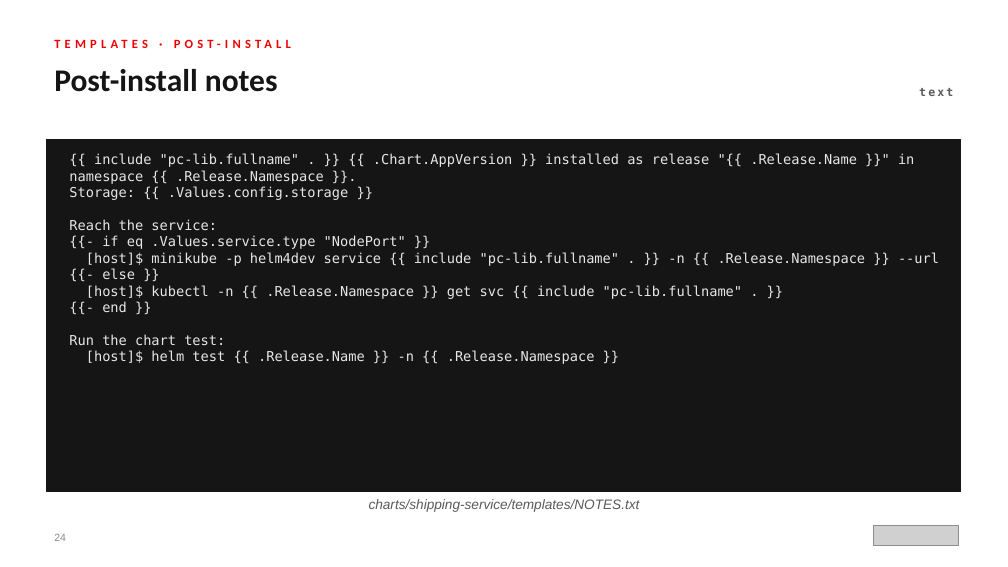
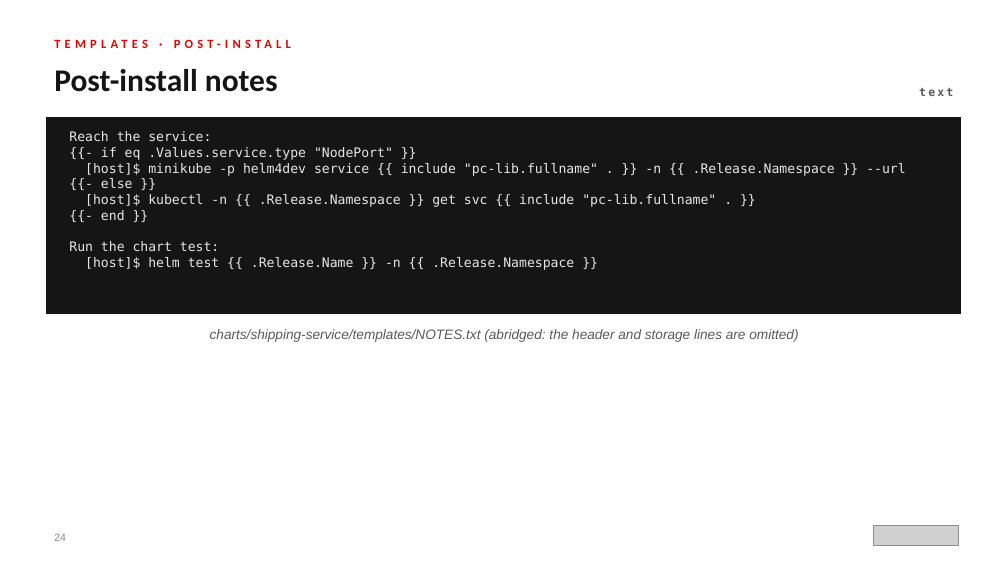
Before and after one commit to patterncatalyst/helm-for-developers, a slide deck: slide 24 of presentation/helm-101/Helm-101-r1.0.pptx. Drawn at 1008x567 pixels with LibreOffice and Linux fonts; fonts in the diff are those of the drawing; grey boxes stand for pictures. Boxes give left, top, right and bottom in pixels: in the first picture for what was removed or moved away, otherwise in the second. Text is boxed around its words. In the diff, an @@ line names an element or a change of style, - is before the commit and + after.

```diff
--- a/presentation/helm-101/Helm-101-r1.0.pptx
+++ b/presentation/helm-101/Helm-101-r1.0.pptx
@@ rectangle resized from (x1=47, y1=140, x2=961, y2=492) to (x1=47, y1=117, x2=961, y2=314) @@
@@ text at (x1=69, y1=131, x2=905, y2=270): text changed; size 13 to 12.5 pt @@
-{{ include "pc-lib.fullname" . }} {{ .Chart.AppVersion }} installed as release "{{ .Release.Name }}" in namespace {{ .Release.Namespace }}.
-Storage: {{ .Values.config.storage }}
-Reach the service:
-{{- if eq .Values.service.type "NodePort" }}
-[host]$ minikube -p helm4dev service {{ include "pc-lib.fullname" . }} -n {{ .Release.Namespace }} --url
-{{- else }}
-[host]$ kubectl -n {{ .Release.Namespace }} get svc {{ include "pc-lib.fullname" . }}
-{{- end }}
-Run the chart test:
-[host]$ helm test {{ .Release.Name }} -n {{ .Release.Namespace }}
+Reach the service:
+{{- if eq .Values.service.type "NodePort" }}
+[host]$ minikube -p helm4dev service {{ include "pc-lib.fullname" . }} -n {{ .Release.Namespace }} --url
+{{- else }}
+[host]$ kubectl -n {{ .Release.Namespace }} get svc {{ include "pc-lib.fullname" . }}
+{{- end }}
+Run the chart test:
+[host]$ helm test {{ .Release.Name }} -n {{ .Release.Namespace }}
@@ text at (x1=210, y1=329, x2=798, y2=342): text changed @@
-charts/shipping-service/templates/NOTES.txt
+charts/shipping-service/templates/NOTES.txt (abridged: the header and storage lines are omitted)
```
Also in this commit, not shown: 26 other slides changed, 42 other files.
